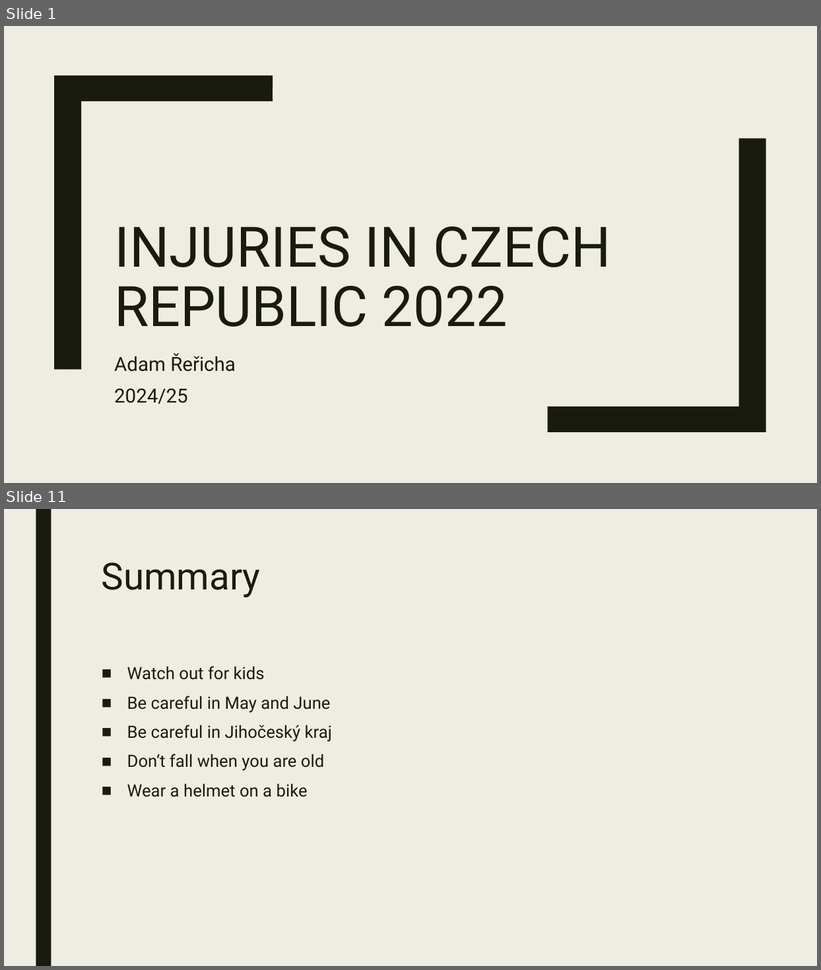
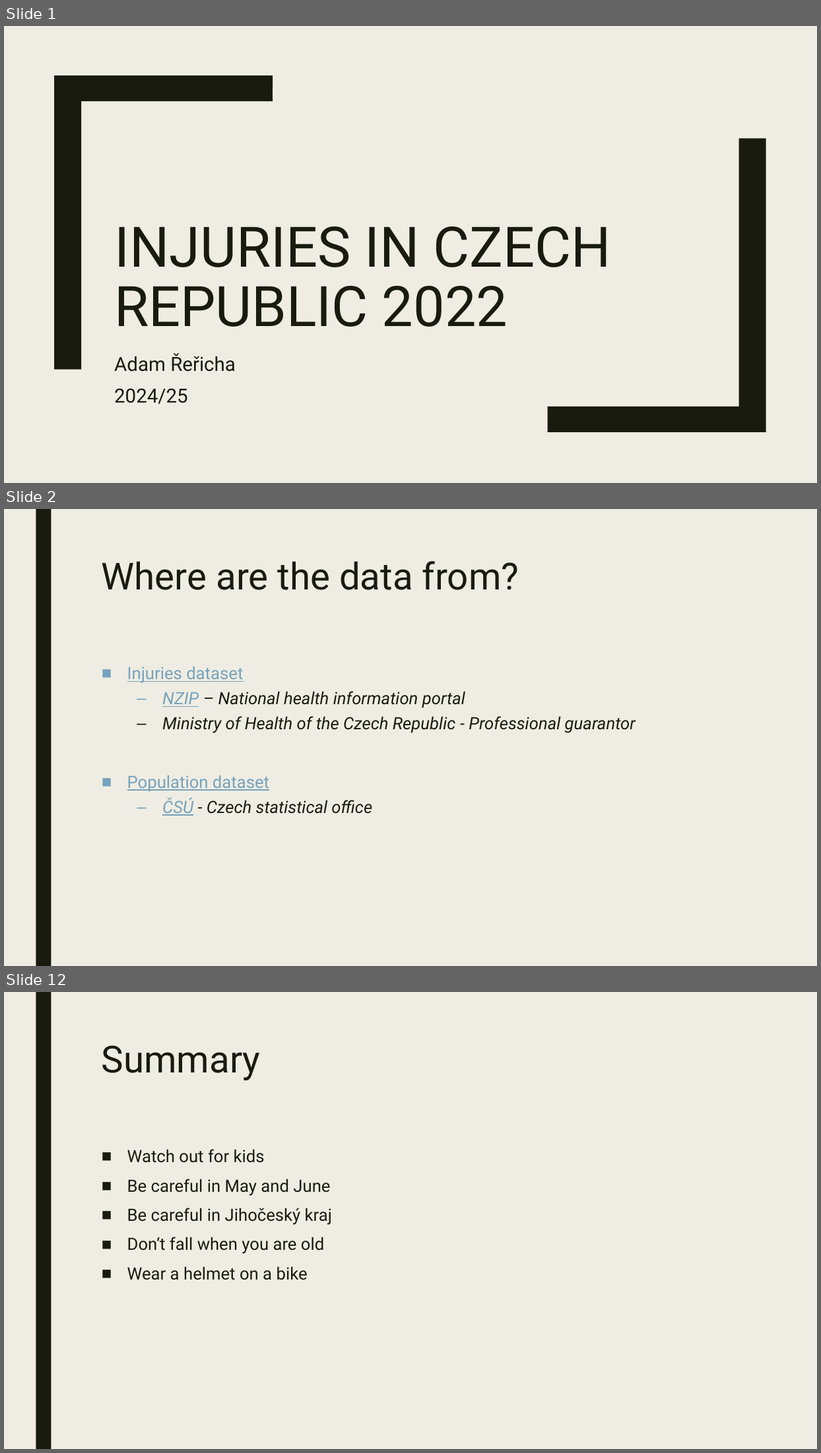
Before and after one commit to adamrer/injuries-analysis, a slide deck: Injuries_CR_2022.pptx. Shown one above the other, each under a label of ours: slides 1 and 11 before the commit, slides 1, 2 and 12 after it; the slides between them are not shown. The pictures are 821x970 and 821x1453 pixels, drawn with LibreOffice and Linux fonts; fonts in the diff are those of the drawing. Boxes give left, top, right and bottom in pixels: in the first picture for what was removed or moved away, otherwise in the second. Text is boxed around its words. In the diff, an @@ line names an element or a change of style, - is before the commit and + after.

Commit message:
Add resources slide

```diff
--- a/Injuries_CR_2022.pptx
+++ b/Injuries_CR_2022.pptx
@@ slide 2 added at [4,509,817,966], background #EFEDE3; not listed: 1 template element that a slide beside it also shows @@
@@ title added at [102,561,519,590], 44 pt, text #191B0E @@
+Where are the data from?
@@ text added at [127,667,636,816], 20 pt, text #191B0E, italic @@
+■ Injuries dataset
+  – NZIP – National health information portal
+  – Ministry of Health of the Czech Republic - Professional guarantor
+■ Population dataset
+  – ČSÚ - Czech statistical office
@@ what was slide 11 is now slide 12 @@
```
